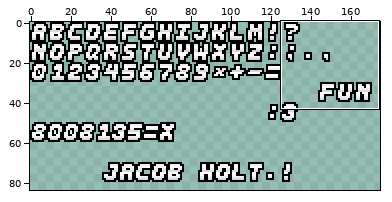
Pixel-art file: external/font.aseprite. The picture above shows the old version from afar; the outline marks the close-up.
Close-up. Before the commit:
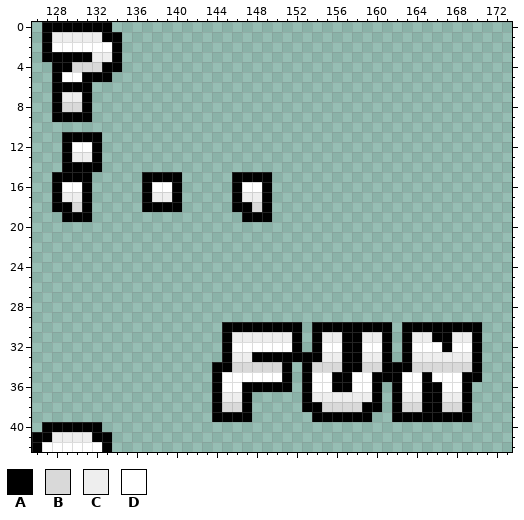
320x100 pixels, 1 frame. Shown: x 126..173, y 0..42. The wide view leaves out empty margins.
Palette (. is transparent): A #000000  B #d9d9d9  C #eeeeee  D #ffffff
Pixels before, first column x 126:
 0 .AAAAAAA.....................................
 1 .ACCCCCAA....................................
 2 .ADDDDDDA....................................
 3 .AAAAACCA....................................
 4 ..AABBBAA....................................
 5 ..ADDAAA.....................................
 6 ..AAAA.......................................
 7 ..ACCA.......................................
 8 ..ABBA.......................................
 9 ..AAAA.......................................
10 .............................................
11 ...AAAA......................................
12 ...ADDA......................................
13 ...ACCA......................................
14 ...AAAA......................................
15 ..AAAA.....AAAA.....AAAA.....................
16 ..ADDA.....ADDA.....ADDA.....................
17 ..ACCA.....ACCA.....ACCA.....................
18 ..AABA.....AAAA.....AABA.....................
19 ...AAA...............AAA.....................
20 .............................................
21 .............................................
22 .............................................
23 .............................................
24 .............................................
25 .............................................
26 .............................................
27 .............................................
28 .............................................
29 .............................................
30 ...................AAAAAAAA.AAAAAAAA.AAAAAAAA
31 ...................ACCCCCCA.ACCAACCA.ACCAACCA
32 ...................ADDDDDDA.ADDAADDA.ADDDADDA
33 ...................ACCAAAAAAACCAACCA.ACCCCCCA
34 ..................AABBBBBA.ABBBAABBAAABBBBBBA
35 ..................ADDDDDDA.ADDAADDAAADDADDDAA
36 ..................ADDAAAAA.ADDAADDA.ADDAADDA.
37 ..................ACCA.....ACCCCCCA.ACCAACCA.
38 ..................ABBA.....AABBBBAA.ABBAABBA.
39 ..................AAAA......AAAAAA..AAAAAAAA.
40 .AAAAAA......................................
41 AACCCCAA.....................................
42 ADDDDDDA.....................................
And afterwards:
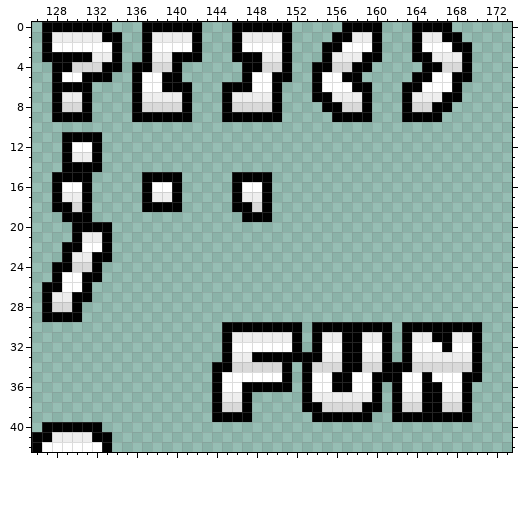
Difference:
y 0: x 137..142 ...... -> AAAAAA; x 146..151 ...... -> AAAAAA; x 157..160 .... -> AAAA; x 164..167 .... -> AAAA
y 1: x 137..142 ...... -> ACCCCA; x 146..151 ...... -> ACCCCA; x 156..160 ..... -> AACCA; x 164..168 ..... -> ACCAA
y 2: x 137..142 ...... -> ADDDDA; x 146..151 ...... -> ADDDDA; x 155..160 ...... -> AADDDA; x 164..169 ...... -> ADDDAA
y 3: x 137..142 ...... -> ACCAAA; x 146..151 ...... -> AAACCA; x 155..160 ...... -> ACCCAA; x 164..169 ...... -> AACCCA
y 4: x 136..140 ..... -> AABBA; x 147..151 ..... -> AABBA; x 154..159 ...... -> AABBAA; x 165..169 ..... -> AABBA
y 5: x 136..140 ..... -> ADDAA; x 147..151 ..... -> ADDAA; x 154..158 ..... -> ADDAA; x 164..169 ...... -> AADDAA
y 6: x 136..141 ...... -> ADDAAA; x 145..150 ...... -> AAADDA; x 154..159 ...... -> ADDDAA; x 163..168 ...... -> AADDDA
y 7: x 136..141 ...... -> ACCCCA; x 145..150 ...... -> ACCCCA; x 154..159 ...... -> AACCCA; x 163..168 ...... -> ACCCAA
y 8: x 136..141 ...... -> ABBBBA; x 145..150 ...... -> ABBBBA; x 155..159 ..... -> AABBA; x 163..167 ..... -> ABBAA
y 9: x 136..141 ...... -> AAAAAA; x 145..150 ...... -> AAAAAA; x 156..159 .... -> AAAA; x 163..166 .... -> AAAA
y 20: x 130..133 .... -> AAAA
y 21: x 130..133 .... -> ACCA
y 22: x 129..133 ..... -> AADDA
y 23: x 129..133 ..... -> ACCAA
y 24: x 128..132 ..... -> AABBA
y 25: x 128..132 ..... -> ADDAA
y 26: x 127..131 ..... -> AADDA
y 27: x 127..131 ..... -> ACCAA
y 28: x 127..130 .... -> ABBA
y 29: x 127..130 .... -> AAAA
Changed places in both close-ups, as pixel boxes (x1, y1, x2, y2):
added: (132, 22, 472, 122)
added: (42, 222, 112, 322)
